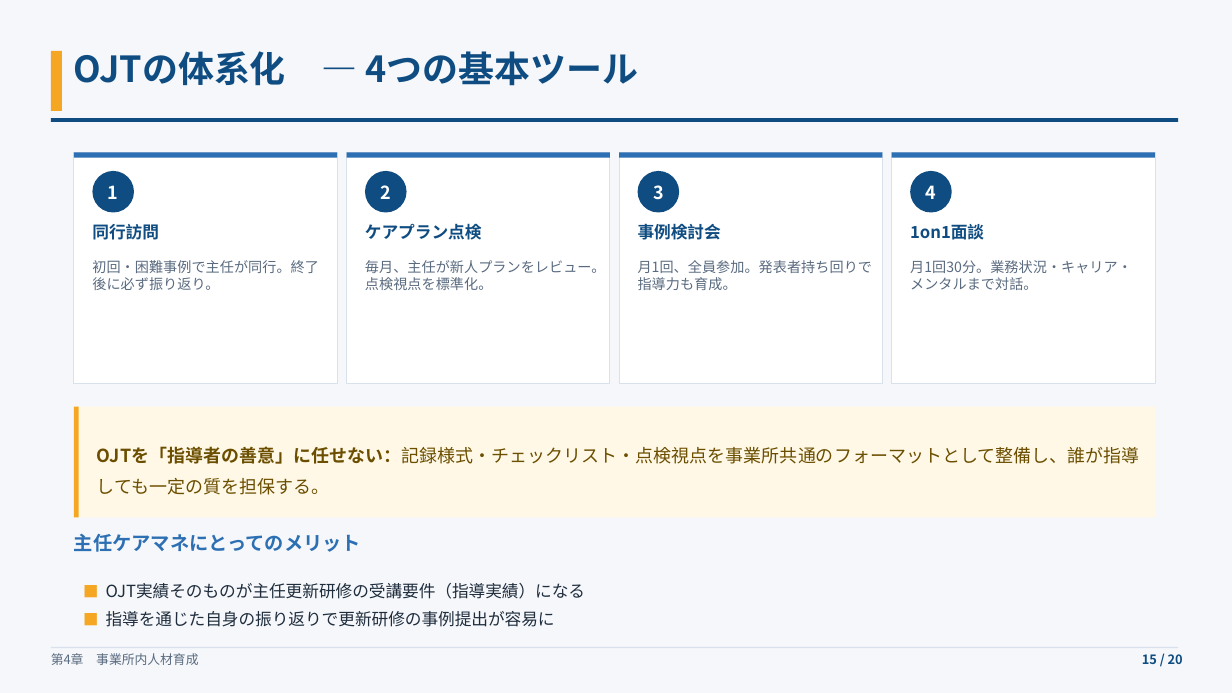
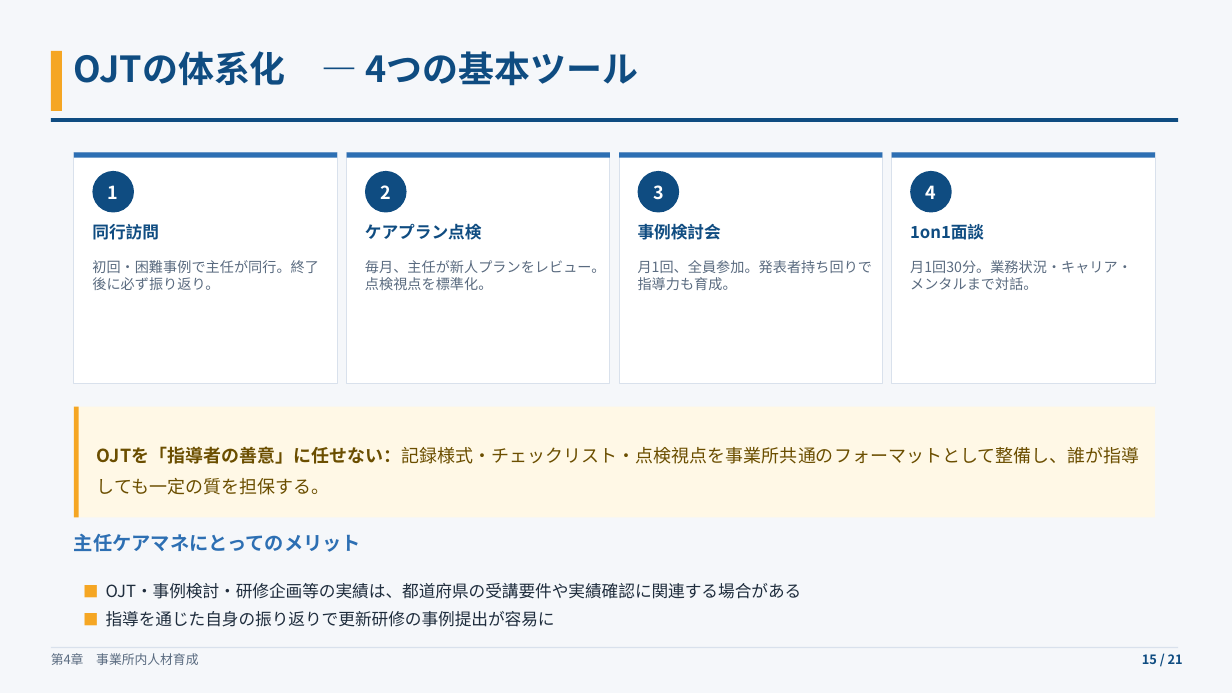
Before and after one commit to tohmichi18-stack/kaigo-ga-app, a slide deck: slide 15 of slides/法定研修制度改正への対応と主任ケアマネ更新研修の戦略.pptx. Drawn at 1232x693 pixels with LibreOffice and Linux fonts; fonts in the diff are those of the drawing. Boxes give left, top, right and bottom in pixels: in the first picture for what was removed or moved away, otherwise in the second. Text is boxed around its words. In the diff, an @@ line names an element or a change of style, - is before the commit and + after.

```diff
--- a/slides/法定研修制度改正への対応と主任ケアマネ更新研修の戦略.pptx
+++ b/slides/法定研修制度改正への対応と主任ケアマネ更新研修の戦略.pptx
@@ text at box(106, 583, 802, 599): text changed @@
-■ OJT実績そのものが主任更新研修の受講要件（指導実績）になる
+■ OJT・事例検討・研修企画等の実績は、都道府県の受講要件や実績確認に関連する場合がある
@@ text at box(1142, 654, 1183, 664): text changed @@
-15 / 20
+15 / 21
```
Also in this commit, not shown: 18 other slides changed, 1 slide added, 2 other files.
